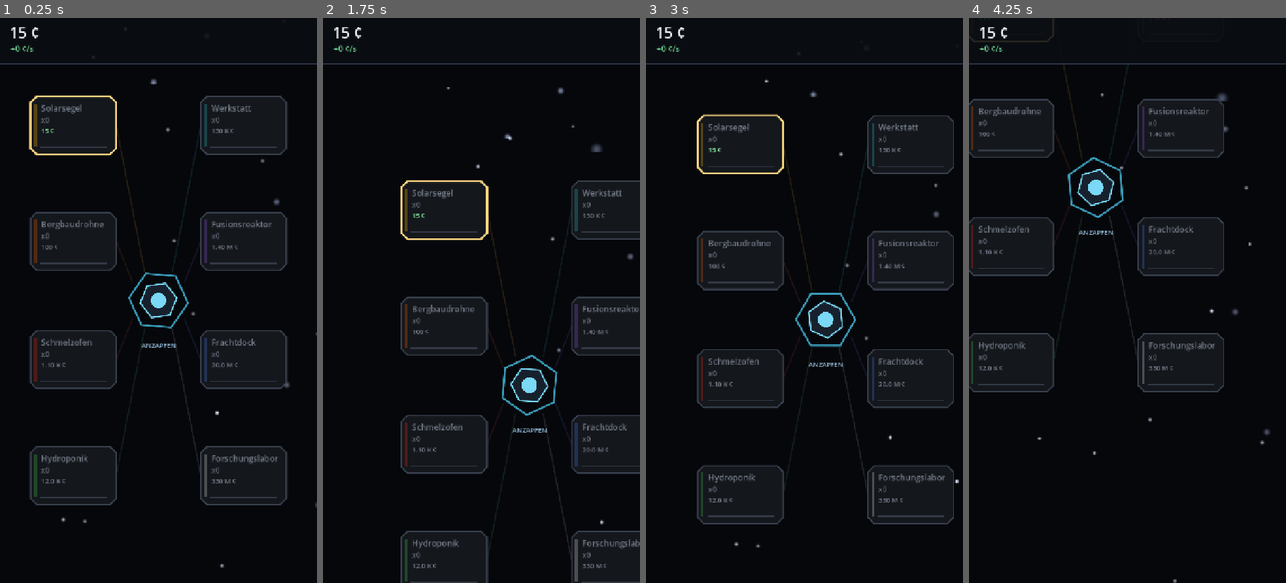
Above: before the commit, frames 1-4 (left to right).
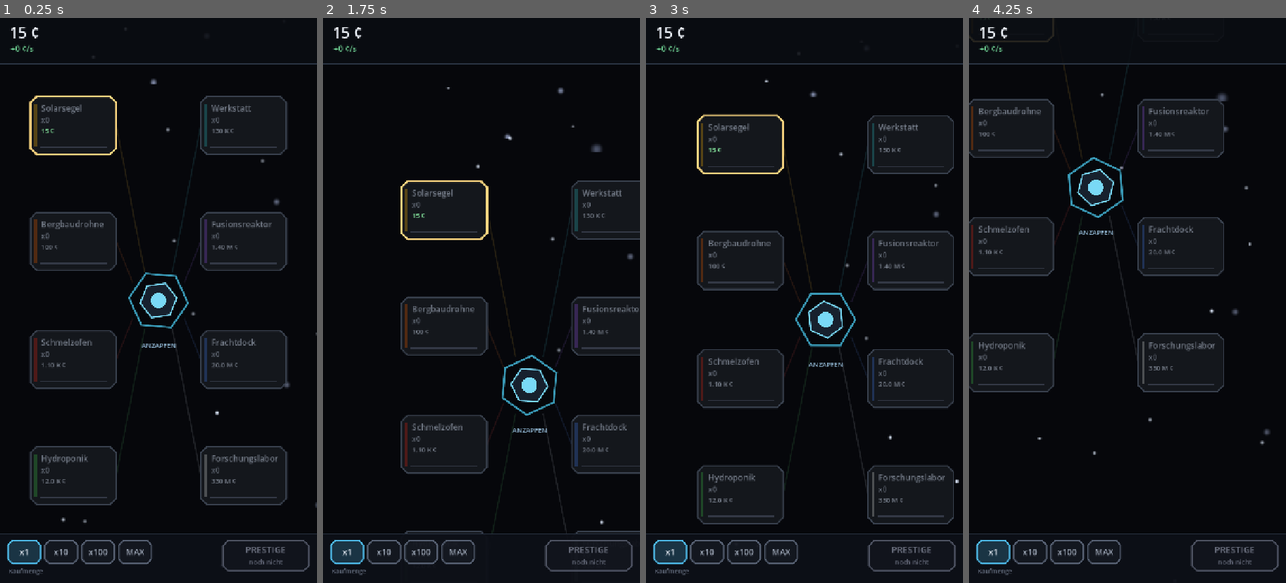
Above: after the commit, the same moments.

Repository: davidknollcsgo-collab/Kartengame
Game: Godot game, scene res://scenes/main.tscn
Same seed, same stepped clock (60 frames per second), same inputs: the game is played once before the commit and once after it.
Inputs (mouse positions are in pixels of both pictures, inside the frame that each line leads up to):
- Up to frame 1 (0.25 s): no input
- Up to frame 2 (1.75 s): move the mouse to (551, 272) at 0.52 s; click (551, 272) at 0.67 s; tap Enter at 1.25 s; drag from (418, 328) to (465, 413) at 1.27 s
- Up to frame 3 (3 s): move the mouse to (836, 176) at 2.02 s; click (836, 176) at 2.17 s; drag from (788, 413) to (709, 215) at 2.77 s
- Up to frame 4 (4.25 s): move the mouse to (1222, 385) at 3.52 s; click (1222, 385) at 3.67 s

The runs differ from the first frame. In frame 1, 1.5% of the frame differs, in the area x 0-100%, y 91-99%; in frame 2, 2.0%, in the area x 0-100%, y 91-100%; in frame 3, 1.5%; in frame 4, 1.5%.

Commit message:
Phase 3: Speichern, Kaufmengen, Bedienleiste und Dialoge
Das Spiel ist damit durchspielbar: Fortschritt überlebt den Neustart,
größere Käufe sind ohne Dauertippen möglich, und Prestige ist erreichbar.

- speicher.gd: verschlüsseltes Schreiben und Lesen, zustandslos und ohne
  Bezug auf den Autoload, damit es gegen echte Dateien testbar bleibt.
  Schreibt in eine Nebendatei und benennt um - wird das Spiel mitten im
  Schreiben abgewürgt, was auf Android jederzeit passieren kann, bleibt
  sonst ein halber Spielstand zurück
- Autosave alle 30 s sowie bei APPLICATION_PAUSED und CLOSE_REQUEST
- Kaufmenge x1/x10/x100/MAX über kosten_summe und max_kaufbar; die
  Baugruppenkarte zeigt den Preis für die gewählte Menge
- leiste.gd: untere Bedienleiste mit Mengenwahl und Prestige-Knopf
- dialog.gd: modales Fenster, genutzt für Prestige und Offline-Gutschrift
- Prestige verlangt Bestätigung und benennt ausdrücklich, was verloren geht

Der Verschlüsselungsschlüssel steckt im Programm und ist auslesbar. Er hält
Gelegenheits-Editoren ab, mehr nicht; das ist im Code so dokumentiert.
Alles, wo Betrug wirklich weh täte, gehört serverseitig geprüft.

Ein Detailfenster je Baugruppe wurde bewusst weggelassen - die Karte zeigt
den Preis bereits, ein zusätzliches Fenster wäre ein Klick ohne Mehrwert.

145 Zusicherungen in 12 Tests, darunter Schreiben und Lesen echter Dateien
sowie ein absichtlich beschädigter Spielstand.

Co-Authored-By: Claude Opus 5 <noreply@anthropic.com>
Claude-Session: https://claude.ai/code/session_0131VR1KmMqgfNf9f4WYuYp4

Diff:
--- /dev/null
+++ b/scripts/autoload/speicher.gd
@@ -0,0 +1,73 @@
+## Lesen und Schreiben des Spielstands auf Platte.
+##
+## Bewusst zustandslos und ohne Bezug auf [code]Spielstand[/code]: so laesst
+## sich das Speichern im headless Testlauf gegen echte Dateien pruefen.
+##
+## Die Verschluesselung haelt Gelegenheits-Editoren ab, nicht mehr. Der
+## Schluessel steckt im Programm und ist mit etwas Aufwand auslesbar. Alles,
+## wo Betrug wirklich weh taete - Kaeufe, Bestenlisten - gehoert deshalb
+## serverseitig geprueft und niemals hierher.
+class_name Speicher
+extends RefCounted
+
+const PFAD := "user://sternwerft.sav"
+
+## Passphrase der Dateiverschluesselung. Siehe Klassenkommentar zur Reichweite.
+const SCHLUESSEL := "sternwerft-orbitalwerft-2026"
+
+
+## Schreibt [param daten] als verschluesseltes JSON. Gibt Erfolg zurueck.
+##
+## Erst in eine Nebendatei schreiben und dann umbenennen: wird das Spiel
+## mitten im Schreiben abgewuergt - auf Android jederzeit moeglich - bleibt
+## sonst ein halber Spielstand zurueck und der Fortschritt ist weg.
+static func schreibe(daten: Dictionary, pfad: String = PFAD) -> bool:
+    var vorlaeufig := pfad + ".neu"
+    var datei := FileAccess.open_encrypted_with_pass(
+        vorlaeufig, FileAccess.WRITE, SCHLUESSEL)
+    if datei == null:
+        push_warning("Spielstand nicht schreibbar: %s" % FileAccess.get_open_error())
+        return false
+    datei.store_string(JSON.stringify(daten))
+    datei.close()
+
+    var verz := DirAccess.open(pfad.get_base_dir())
+    if verz == null:
+        return false
+    if verz.rename(vorlaeufig, pfad) != OK:
+        push_warning("Spielstand konnte nicht ersetzt werden.")
+        return false
+    return true
+
+
+## Liest den Spielstand. Bei fehlender, beschaedigter oder fremder Datei
+## kommt ein leeres Dictionary zurueck - der Aufrufer faellt dann auf die
+## Standardwerte, statt dass das Spiel gar nicht erst startet.
+static func lies(pfad: String = PFAD) -> Dictionary:
+    if not FileAccess.file_exists(pfad):
+        return {}
+    var datei := FileAccess.open_encrypted_with_pass(
+        pfad, FileAccess.READ, SCHLUESSEL)
+    if datei == null:
+        # Falscher Schluessel oder beschaedigter Kopf.
+        push_warning("Spielstand nicht lesbar - beginne von vorn.")
+        return {}
+    var text := datei.get_as_text()
+    datei.close()
+
+    var ergebnis: Variant = JSON.parse_string(text)
+    if typeof(ergebnis) != TYPE_DICTIONARY:
+        push_warning("Spielstand ist kein gueltiges JSON - beginne von vorn.")
+        return {}
+    return ergebnis
+
+
+static func existiert(pfad: String = PFAD) -> bool:
+    return FileAccess.file_exists(pfad)
+
+
+## Entfernt den Spielstand samt etwaiger Nebendatei.
+static func loesche(pfad: String = PFAD) -> void:
+    for p in [pfad, pfad + ".neu"]:
+        if FileAccess.file_exists(p):
+            DirAccess.remove_absolute(p)
--- a/scripts/autoload/spielstand.gd
+++ b/scripts/autoload/spielstand.gd
@@ -58,10 +58,19 @@
 ## Obergrenze fuer Offline-Ertrag in Sekunden.
 var offline_cap := Oekonomie.OFFLINE_CAP_BASIS
 
+## Gewaehlte Kaufmenge; -1 bedeutet "so viele wie bezahlbar".
+var kaufmenge := 1
+
 ## Unix-Zeit des letzten Speicherns; Grundlage der Offline-Berechnung.
 var zeitstempel := 0.0
 
+## Abstand zwischen zwei automatischen Sicherungen.
+const AUTOSAVE_SEKUNDEN := 30.0
+
+signal gespeichert
+
 var _rest := 0.0
+var _seit_speichern := 0.0
 
 
 func _ready() -> void:
@@ -79,6 +88,11 @@
     while _rest >= schritt:
         _rest -= schritt
         _tick(schritt)
+
+    _seit_speichern += delta
+    if _seit_speichern >= AUTOSAVE_SEKUNDEN:
+        _seit_speichern = 0.0
+        speichere()
 
 
 func _tick(dt: float) -> void:
@@ -176,6 +190,38 @@
     return ertrag
 
 
+# --- Platte -----------------------------------------------------------------
+
+## Schreibt den Spielstand. Gibt Erfolg zurueck.
+func speichere() -> bool:
+    var ok := Speicher.schreibe(als_dict())
+    if ok:
+        gespeichert.emit()
+    return ok
+
+
+## Laedt einen vorhandenen Spielstand. Gibt zurueck, ob einer gefunden wurde.
+##
+## Bewusst nicht in [method _ready]: der Testlauf erzeugt Spielstaende von Hand
+## und darf dabei nicht die echte Datei des Entwicklers lesen oder ueberschreiben.
+func lade_von_platte() -> bool:
+    var d := Speicher.lies()
+    if d.is_empty():
+        return false
+    aus_dict(d)
+    return true
+
+
+func _notification(was: int) -> void:
+    # Auf Android ist PAUSED der letzte verlaessliche Moment vor dem Abschuss
+    # durch das System - danach kommt oft nichts mehr.
+    if was == NOTIFICATION_APPLICATION_PAUSED \
+            or was == NOTIFICATION_WM_CLOSE_REQUEST \
+            or was == NOTIFICATION_WM_GO_BACK_REQUEST:
+        if is_inside_tree():
+            speichere()
+
+
 # --- Serialisierung ---------------------------------------------------------
 
 ## Zustand als reines Dictionary, bereit zum Speichern.
@@ -189,6 +235,7 @@
         "bestand": Array(bestand),
         "verstaerker": verstaerker,
         "offline_cap": offline_cap,
+        "kaufmenge": kaufmenge,
         "zeitstempel": Time.get_unix_time_from_system(),
     }
 
@@ -205,6 +252,7 @@
     lebenszeit_credits = float(d.get("lebenszeit_credits", 0.0))
     verstaerker = bool(d.get("verstaerker", false))
     offline_cap = float(d.get("offline_cap", Oekonomie.OFFLINE_CAP_BASIS))
+    kaufmenge = int(d.get("kaufmenge", 1))
     zeitstempel = float(d.get("zeitstempel", Time.get_unix_time_from_system()))
 
     bestand.resize(Modul.ANZAHL)
--- a/scripts/main.gd
+++ b/scripts/main.gd
@@ -11,6 +11,9 @@
 var _station: Station
 var _kamera: Kamera
 var _sterne: ColorRect
+var _leiste: Leiste
+var _prestige_dialog: Dialog
+var _offline_dialog: Dialog
 
 var _druck_bei := Vector2.ZERO
 var _druck_aktiv := false
@@ -20,6 +23,9 @@
 
 
 func _ready() -> void:
+    # Vor allem anderen: erst laden, dann Offline verrechnen, dann anzeigen.
+    Spielstand.lade_von_platte()
+
     _baue_hintergrund()
 
     _station = Station.new()
@@ -33,17 +39,79 @@
     _kamera.make_current()
     _kamera.passe_ein(get_viewport_rect().size)
 
+    _baue_oberflaeche()
+
+    # Abwesenheit gutschreiben, bevor der Spieler das erste Bild sieht.
+    var offline := Spielstand.verbuche_offline()
+    if offline > 0.0:
+        _zeige_offline(offline)
+
+    _pruefe_schussauftrag()
+
+
+func _baue_oberflaeche() -> void:
     var schicht := CanvasLayer.new()
     schicht.layer = 1
     add_child(schicht)
+
     schicht.add_child(Hud.new())
 
-    # Abwesenheit gutschreiben, bevor der Spieler das erste Bild sieht.
-    var offline := Spielstand.verbuche_offline()
-    if offline > 0.0:
-        print("Offline gutgeschrieben: %s ¢" % Zahl.kurz(offline))
-
-    _pruefe_schussauftrag()
+    _leiste = Leiste.new()
+    _leiste.menge = Spielstand.kaufmenge
+    _leiste.menge_gewaehlt.connect(_bei_menge)
+    _leiste.prestige_gewuenscht.connect(_frage_prestige)
+    schicht.add_child(_leiste)
+
+    # Dialoge oben auf, damit nichts dahinter bedienbar bleibt.
+    var oben := CanvasLayer.new()
+    oben.layer = 2
+    add_child(oben)
+
+    _prestige_dialog = Dialog.new()
+    _prestige_dialog.visible = false
+    _prestige_dialog.bestaetigt.connect(_fuehre_prestige_aus)
+    oben.add_child(_prestige_dialog)
+
+    _offline_dialog = Dialog.new()
+    _offline_dialog.visible = false
+    oben.add_child(_offline_dialog)
+
+
+func _bei_menge(menge: int) -> void:
+    Spielstand.kaufmenge = menge
+    _station.aktualisiere()
+
+
+func _frage_prestige() -> void:
+    var gewinn := Oekonomie.prestige_ertrag(Spielstand.lebenszeit_credits)
+    if gewinn <= 0:
+        return
+    var neu := Spielstand.protokolle + gewinn
+    # Ausdruecklich benennen, was verloren geht: ein versehentlicher Reset
+    # kostet Stunden und ist nicht rueckgaengig zu machen.
+    _prestige_dialog.zeige("Station zurücksetzen?", PackedStringArray([
+        "Alle Baugruppen und Credits gehen verloren.",
+        "",
+        "Du erhältst %d Protokolle (insgesamt %d)." % [gewinn, neu],
+        "Produktion dann dauerhaft x%.2f statt x%.2f." % [
+            Oekonomie.prestige_mult(neu), Oekonomie.prestige_mult(Spielstand.protokolle)],
+    ]), "Zurücksetzen", "Abbrechen")
+
+
+func _fuehre_prestige_aus() -> void:
+    Spielstand.prestige()
+    _station.aktualisiere()
+    Spielstand.speichere()
+
+
+func _zeige_offline(betrag: float) -> void:
+    var dauer := minf(Time.get_unix_time_from_system() - Spielstand.zeitstempel,
+        Spielstand.offline_cap)
+    _offline_dialog.zeige("Willkommen zurück", PackedStringArray([
+        "Die Station lief %s ohne dich weiter." % Zahl.zeit(maxf(dauer, 0.0)),
+        "",
+        "Gutschrift: %s ¢" % Zahl.kurz(betrag),
+    ]), "Übernehmen")
 
 
 func _baue_hintergrund() -> void:
@@ -94,7 +162,7 @@
 
     var index := _station.modul_bei(lokal)
     if index >= 0:
-        Spielstand.kaufe(index, 1)
+        _station.kaufe_an(index)
 
 
 # --- Entwicklerwerkzeug -----------------------------------------------------
@@ -112,6 +180,18 @@
         _schuss_pfad = args[i + 1]
     if args.has("--vorrat"):
         _fuelle_vorrat()
+    var d := args.find("--zeige")
+    if d >= 0 and d + 1 < args.size():
+        _zeige_probe(args[d + 1])
+
+
+## Oeffnet einen Dialog fuer die Aufnahme.
+func _zeige_probe(was: String) -> void:
+    match was:
+        "prestige":
+            _frage_prestige()
+        "offline":
+            _zeige_offline(4.2e9)
 
 
 ## Baut fuer Aufnahmen eine laufende Station auf.
@@ -121,6 +201,8 @@
 func _fuelle_vorrat() -> void:
     Spielstand.protokolle = 12
     Spielstand.credits = 5.0e7
+    # Ohne Lebenszeitertrag waere Prestige gesperrt und der Knopf nie zu sehen.
+    Spielstand.lebenszeit_credits = 9.0e12
     for paar in [[0, 27], [1, 14], [2, 11], [3, 6], [4, 3], [5, 1]]:
         Spielstand.bestand[paar[0]] = paar[1]
         Spielstand.bestand_geaendert.emit(paar[0], paar[1])
--- a/scripts/station/modul_knoten.gd
+++ b/scripts/station/modul_knoten.gd
@@ -12,6 +12,12 @@
 var index := 0
 var anzahl := 0
 var bezahlbar := false
+
+## Tatsaechlich zu kaufende Stueckzahl - bei "MAX" bereits aufgeloest.
+var menge := 1
+
+## Preis fuer [member menge] Stueck.
+var preis := 0.0
 
 var _puls := 0.0
 
@@ -32,10 +38,16 @@
     return Rect2(position - GROESSE * 0.5, GROESSE)
 
 
-func aktualisiere(neue_anzahl: int, ist_bezahlbar: bool) -> void:
-    if neue_anzahl == anzahl and ist_bezahlbar == bezahlbar:
+## Bewusst ohne Zugriff auf den Autoload: die Werte kommen von aussen herein,
+## damit diese Datei im headless Testlauf ladbar bleibt.
+func aktualisiere(neue_anzahl: int, neue_menge: int, neuer_preis: float,
+        ist_bezahlbar: bool) -> void:
+    if neue_anzahl == anzahl and neue_menge == menge \
+            and is_equal_approx(neuer_preis, preis) and ist_bezahlbar == bezahlbar:
         return
     anzahl = neue_anzahl
+    menge = neue_menge
+    preis = neuer_preis
     bezahlbar = ist_bezahlbar
     queue_redraw()
 
@@ -75,9 +87,11 @@
         "x%d" % anzahl, HORIZONTAL_ALIGNMENT_LEFT, -1, 16,
         leit if aktiv else Color(0.40, 0.43, 0.48))
 
-    var preis := Oekonomie.kosten(index, anzahl)
+    var preistext := Zahl.kurz(preis) + " ¢"
+    if menge > 1:
+        preistext = "x%d  %s" % [menge, preistext]
     draw_string(schrift, Vector2(r.position.x + 24.0, r.position.y + 84.0),
-        Zahl.kurz(preis) + " ¢", HORIZONTAL_ALIGNMENT_LEFT, -1, 15,
+        preistext, HORIZONTAL_ALIGNMENT_LEFT, -1, 15,
         Color(0.55, 0.95, 0.65) if bezahlbar else Color(0.48, 0.51, 0.56))
 
     _zeichne_meilenstein(r, leit)
--- a/scripts/station/station.gd
+++ b/scripts/station/station.gd
@@ -57,18 +57,31 @@
     _verteile_drohnen()
 
 
+## Kauft an der gewaehlten Baugruppe die eingestellte Menge.
+func kaufe_an(index: int) -> bool:
+    return Spielstand.kaufe(index, _menge_fuer(index))
+
+
 func _bei_credits(_wert: float) -> void:
-    # Nur die Bezahlbarkeit anpassen; das ist billig und haelt die
-    # Kaufhinweise aktuell.
-    for k in _module:
-        k.aktualisiere(Spielstand.bestand[k.index],
-            Oekonomie.kosten(k.index, Spielstand.bestand[k.index]) <= Spielstand.credits)
+    aktualisiere()
+
+
+## Tatsaechliche Stueckzahl fuer die gewaehlte Kaufmenge.
+##
+## Bei "MAX" und leerer Kasse wird 1 zurueckgegeben: der Spieler soll den
+## Preis des naechsten Stuecks sehen, nicht eine Null.
+func _menge_fuer(index: int) -> int:
+    if Spielstand.kaufmenge >= 1:
+        return Spielstand.kaufmenge
+    return maxi(Oekonomie.max_kaufbar(index, Spielstand.bestand[index],
+        Spielstand.credits), 1)
 
 
 func aktualisiere() -> void:
     for k in _module:
-        k.aktualisiere(Spielstand.bestand[k.index],
-            Oekonomie.kosten(k.index, Spielstand.bestand[k.index]) <= Spielstand.credits)
+        var m := _menge_fuer(k.index)
+        var preis := Oekonomie.kosten_summe(k.index, Spielstand.bestand[k.index], m)
+        k.aktualisiere(Spielstand.bestand[k.index], m, preis, preis <= Spielstand.credits)
     queue_redraw()
 
 
--- /dev/null
+++ b/scripts/ui/dialog.gd
@@ -0,0 +1,103 @@
+## Modales Fenster mit Titel, Text und bis zu zwei Knoepfen.
+##
+## Wird fuer Prestige und die Offline-Gutschrift verwendet. Bewusst selbst
+## gezeichnet statt ueber Godots Standardfenster: die bringen ein eigenes
+## Aussehen mit, das neben der Station wie ein Fremdkoerper wirkt.
+class_name Dialog
+extends Control
+
+const BREITE := 560.0
+const KNOPF := Vector2(210.0, 66.0)
+
+signal bestaetigt
+signal abgebrochen
+
+var titel := ""
+var zeilen: PackedStringArray = []
+var ja_text := "Bestätigen"
+var nein_text := "Abbrechen"
+var ja_moeglich := true
+var _nur_ja := false
+
+var _feld := Rect2()
+var _ja := Rect2()
+var _nein := Rect2()
+
+
+func _ready() -> void:
+    set_anchors_and_offsets_preset(Control.PRESET_FULL_RECT)
+    size = get_viewport_rect().size
+    get_viewport().size_changed.connect(func():
+        size = get_viewport_rect().size
+        queue_redraw())
+
+
+## Fuellt und zeigt den Dialog. Ohne [param nein] gibt es nur einen Knopf.
+func zeige(neuer_titel: String, neue_zeilen: PackedStringArray,
+        ja: String, nein: String = "", moeglich: bool = true) -> void:
+    titel = neuer_titel
+    zeilen = neue_zeilen
+    ja_text = ja
+    nein_text = nein
+    _nur_ja = nein.is_empty()
+    ja_moeglich = moeglich
+    visible = true
+    queue_redraw()
+
+
+func _gui_input(ereignis: InputEvent) -> void:
+    if not visible or not (ereignis is InputEventMouseButton):
+        return
+    var m := ereignis as InputEventMouseButton
+    if m.button_index != MOUSE_BUTTON_LEFT or m.pressed:
+        return
+
+    if _ja.has_point(m.position) and ja_moeglich:
+        visible = false
+        bestaetigt.emit()
+    elif not _nur_ja and _nein.has_point(m.position):
+        visible = false
+        abgebrochen.emit()
+    # Klicks daneben schlucken - ein modaler Dialog darf nicht durchlassen.
+    accept_event()
+
+
+func _draw() -> void:
+    var schrift := ThemeDB.fallback_font
+
+    # Abdunkeln, damit klar ist, dass dahinter nichts bedienbar ist.
+    draw_rect(Rect2(Vector2.ZERO, size), Color(0.0, 0.0, 0.0, 0.72))
+
+    var hoehe := 200.0 + float(zeilen.size()) * 38.0
+    _feld = Rect2((size.x - BREITE) * 0.5, (size.y - hoehe) * 0.5, BREITE, hoehe)
+    draw_colored_polygon(Formen.kante(_feld, 20.0), Color(0.09, 0.11, 0.15, 0.98))
+    draw_polyline(Formen.kante_umriss(_feld, 20.0), Color(0.30, 0.62, 0.78), 2.0, true)
+
+    draw_string(schrift, Vector2(_feld.position.x, _feld.position.y + 56.0), titel,
+        HORIZONTAL_ALIGNMENT_CENTER, BREITE, 30, Color(0.94, 0.96, 1.0))
+
+    var y := _feld.position.y + 108.0
+    for zeile in zeilen:
+        draw_string(schrift, Vector2(_feld.position.x + 40.0, y), zeile,
+            HORIZONTAL_ALIGNMENT_CENTER, BREITE - 80.0, 19, Color(0.72, 0.78, 0.86))
+        y += 38.0
+
+    var unten := _feld.end.y - KNOPF.y - 28.0
+    if _nur_ja:
+        _ja = Rect2(_feld.get_center().x - KNOPF.x * 0.5, unten, KNOPF.x, KNOPF.y)
+        _nein = Rect2()
+    else:
+        _ja = Rect2(_feld.end.x - KNOPF.x - 32.0, unten, KNOPF.x, KNOPF.y)
+        _nein = Rect2(_feld.position.x + 32.0, unten, KNOPF.x, KNOPF.y)
+        _knopf(_nein, nein_text, Color(0.42, 0.46, 0.54), true)
+    _knopf(_ja, ja_text, Color(0.26, 0.72, 0.90), ja_moeglich)
+
+
+func _knopf(r: Rect2, text: String, ton: Color, moeglich: bool) -> void:
+    var farbe := ton if moeglich else ton.darkened(0.55)
+    draw_colored_polygon(Formen.kante(r, 12.0), Color(farbe.r, farbe.g, farbe.b, 0.20))
+    draw_polyline(Formen.kante_umriss(r, 12.0), farbe, 2.0, true)
+    draw_string(ThemeDB.fallback_font,
+        Vector2(r.position.x, r.get_center().y + 8.0), text,
+        HORIZONTAL_ALIGNMENT_CENTER, r.size.x, 21,
+        Color(0.95, 0.97, 1.0) if moeglich else Color(0.45, 0.48, 0.54))
--- /dev/null
+++ b/scripts/ui/leiste.gd
@@ -0,0 +1,103 @@
+## Bedienleiste am unteren Rand: Kaufmenge und Prestige.
+##
+## Die Kaufmenge ist kein Zierrat. Ab einigen hundert Baugruppen ist ein
+## Idle-Spiel, das nur einzeln kaufen kann, schlicht nicht mehr bedienbar.
+class_name Leiste
+extends Control
+
+const HOEHE := 112.0
+
+## Waehlbare Mengen. -1 steht fuer "so viele wie bezahlbar".
+const MENGEN: PackedInt32Array = [1, 10, 100, -1]
+
+signal menge_gewaehlt(menge: int)
+signal prestige_gewuenscht
+
+var menge := 1
+
+var _felder: Array[Rect2] = []
+var _prestige := Rect2()
+
+
+func _ready() -> void:
+    # Groesse und Lage ausdruecklich setzen: unter einem CanvasLayer greifen
+    # Anker allein nicht (siehe Hud).
+    _passe_an()
+    get_viewport().size_changed.connect(_passe_an)
+    Spielstand.credits_geaendert.connect(func(_w): queue_redraw())
+    Spielstand.protokolle_geaendert.connect(func(_w): queue_redraw())
+
+
+func _passe_an() -> void:
+    var sicht := get_viewport_rect().size
+    size = Vector2(sicht.x, HOEHE)
+    position = Vector2(0.0, sicht.y - HOEHE)
+    queue_redraw()
+
+
+func _gui_input(ereignis: InputEvent) -> void:
+    if not (ereignis is InputEventMouseButton):
+        return
+    var m := ereignis as InputEventMouseButton
+    if m.button_index != MOUSE_BUTTON_LEFT or m.pressed:
+        return
+
+    for i in _felder.size():
+        if _felder[i].has_point(m.position):
+            menge = MENGEN[i]
+            menge_gewaehlt.emit(menge)
+            queue_redraw()
+            accept_event()
+            return
+
+    if _prestige.has_point(m.position) and Oekonomie.prestige_moeglich(Spielstand.lebenszeit_credits):
+        prestige_gewuenscht.emit()
+        accept_event()
+
+
+static func menge_text(m: int) -> String:
+    return "MAX" if m < 0 else "x%d" % m
+
+
+func _draw() -> void:
+    var schrift := ThemeDB.fallback_font
+
+    draw_rect(Rect2(Vector2.ZERO, size), Color(0.05, 0.06, 0.09, 0.94))
+    draw_line(Vector2.ZERO, Vector2(size.x, 0.0), Color(0.16, 0.20, 0.26), 2.0)
+
+    # Mengenwahl links.
+    _felder.clear()
+    var b := 74.0
+    var h := 52.0
+    var x := 18.0
+    for i in MENGEN.size():
+        var r := Rect2(x, 16.0, b, h)
+        _felder.append(r)
+        var gewaehlt := MENGEN[i] == menge
+        var ton := Color(0.30, 0.72, 0.90) if gewaehlt else Color(0.34, 0.38, 0.45)
+        draw_colored_polygon(Formen.kante(r, 10.0),
+            Color(ton.r, ton.g, ton.b, 0.22 if gewaehlt else 0.10))
+        draw_polyline(Formen.kante_umriss(r, 10.0), ton, 2.0, true)
+        draw_string(schrift, Vector2(r.position.x, r.get_center().y + 7.0),
+            menge_text(MENGEN[i]), HORIZONTAL_ALIGNMENT_CENTER, r.size.x, 19,
+            Color(0.95, 0.97, 1.0) if gewaehlt else Color(0.62, 0.66, 0.72))
+        x += b + 10.0
+
+    draw_string(schrift, Vector2(20.0, 90.0), "Kaufmenge",
+        HORIZONTAL_ALIGNMENT_LEFT, -1, 14, Color(0.42, 0.46, 0.53))
+
+    # Prestige rechts.
+    var gewinn := Oekonomie.prestige_ertrag(Spielstand.lebenszeit_credits)
+    var moeglich := gewinn > 0
+    _prestige = Rect2(size.x - 214.0, 16.0, 196.0, 68.0)
+    var farbe := Color(0.68, 0.52, 0.95) if moeglich else Color(0.30, 0.32, 0.38)
+    draw_colored_polygon(Formen.kante(_prestige, 12.0),
+        Color(farbe.r, farbe.g, farbe.b, 0.20 if moeglich else 0.08))
+    draw_polyline(Formen.kante_umriss(_prestige, 12.0), farbe, 2.0, true)
+    draw_string(schrift, Vector2(_prestige.position.x, _prestige.position.y + 28.0),
+        "PRESTIGE", HORIZONTAL_ALIGNMENT_CENTER, _prestige.size.x, 20,
+        Color(0.95, 0.93, 1.0) if moeglich else Color(0.45, 0.47, 0.53))
+    draw_string(schrift, Vector2(_prestige.position.x, _prestige.position.y + 54.0),
+        ("+%d Protokolle" % gewinn) if moeglich else "noch nicht",
+        HORIZONTAL_ALIGNMENT_CENTER, _prestige.size.x, 15,
+        Color(0.72, 0.62, 0.96) if moeglich else Color(0.38, 0.40, 0.46))
--- a/tests/run_tests.gd
+++ b/tests/run_tests.gd
@@ -19,7 +19,7 @@
     "_test_kostenkurve", "_test_massenkauf", "_test_max_kaufbar",
     "_test_meilensteine", "_test_produktion", "_test_kaltstart",
     "_test_offline", "_test_speicherstand", "_test_formatter",
-    "_test_layout", "_test_langzeit",
+    "_test_layout", "_test_speicher_platte", "_test_langzeit",
 ]
 
 
@@ -233,6 +233,54 @@
     _nahe(d.offline_cap, Oekonomie.OFFLINE_CAP_BASIS, "Migration v0 setzt Offline-Cap")
     _gleich(d.bestand[1], 2, "Migration uebernimmt Teilbestand")
     _gleich(d.bestand[7], 0, "Fehlende Bestandsplaetze werden 0")
+    return true
+
+
+func _test_speicher_platte() -> bool:
+    # Eigener Pfad, damit der Testlauf nie den echten Spielstand anfasst.
+    var pfad := "user://test_sternwerft.sav"
+    Speicher.loesche(pfad)
+
+    _ist(not Speicher.existiert(pfad), "Speicher: vorher keine Datei da")
+    _ist(Speicher.lies(pfad).is_empty(), "Speicher: fehlende Datei ergibt leeres Dict")
+
+    var daten := {"version": 1, "credits": 1234.5, "bestand": [3, 0, 7], "kerne": 9}
+    _ist(Speicher.schreibe(daten, pfad), "Speicher: schreiben gelingt")
+    _ist(Speicher.existiert(pfad), "Speicher: Datei liegt danach vor")
+    _ist(not FileAccess.file_exists(pfad + ".neu"),
+        "Speicher: Nebendatei wird nach dem Umbenennen nicht zurueckgelassen")
+
+    var zurueck := Speicher.lies(pfad)
+    _nahe(float(zurueck.get("credits", 0.0)), 1234.5, "Speicher: Credits kommen zurueck")
+    _gleich(int(zurueck.get("kerne", 0)), 9, "Speicher: Kerne kommen zurueck")
+    _gleich((zurueck.get("bestand", []) as Array).size(), 3, "Speicher: Bestand kommt zurueck")
+
+    # Unverschluesselter Muell an derselben Stelle darf das Spiel nicht aufhalten.
+    print("   (die folgenden Fehlermeldungen sind beabsichtigt: beschaedigte Datei)")
+    var kaputt := FileAccess.open(pfad, FileAccess.WRITE)
+    kaputt.store_string("das ist kein gueltiger Spielstand")
+    kaputt.close()
+    _ist(Speicher.lies(pfad).is_empty(), "Speicher: beschaedigte Datei ergibt leeres Dict")
+
+    # Ein voller Spielstand muss den Weg ueber die Platte unveraendert ueberstehen.
+    var a := _neuer_stand()
+    a.credits = 8.75e14
+    a.kerne = 31
+    a.protokolle = 6
+    a.bestand[2] = 44
+    a.verstaerker = true
+    _ist(Speicher.schreibe(a.als_dict(), pfad), "Speicher: Spielstand schreiben gelingt")
+
+    var b := _neuer_stand()
+    b.aus_dict(Speicher.lies(pfad))
+    _nahe(float(b.credits), float(a.credits), "Speicher: Credits ueber Platte")
+    _gleich(int(b.kerne), 31, "Speicher: Kerne ueber Platte")
+    _gleich(int(b.protokolle), 6, "Speicher: Protokolle ueber Platte")
+    _gleich(int(b.bestand[2]), 44, "Speicher: Bestand ueber Platte")
+    _gleich(bool(b.verstaerker), true, "Speicher: Verstaerker ueber Platte")
+
+    Speicher.loesche(pfad)
+    _ist(not Speicher.existiert(pfad), "Speicher: loeschen raeumt auf")
     return true
 
 
Not shown, added: scripts/autoload/speicher.gd.uid
Not shown, added: scripts/ui/dialog.gd.uid
Not shown, added: scripts/ui/leiste.gd.uid
